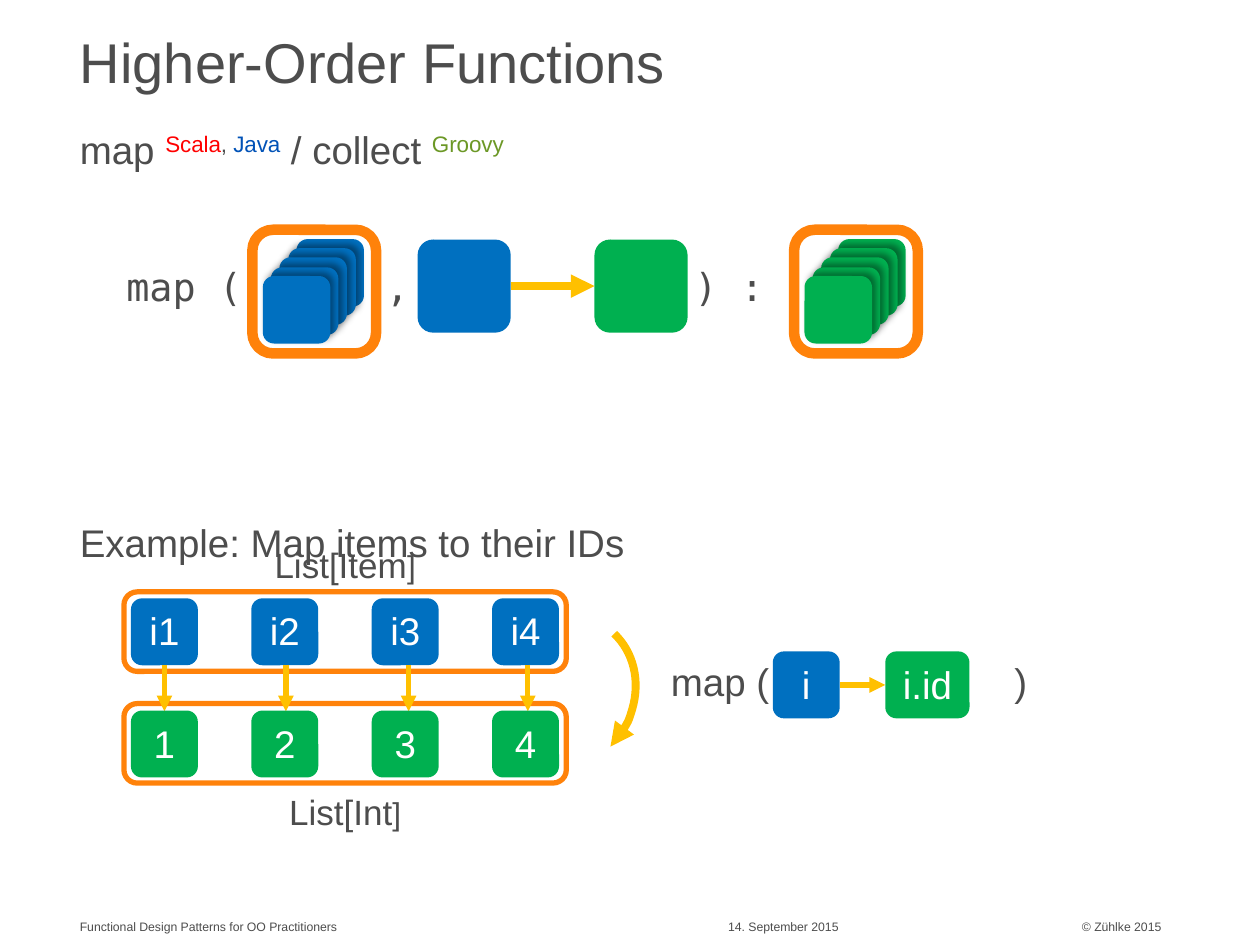
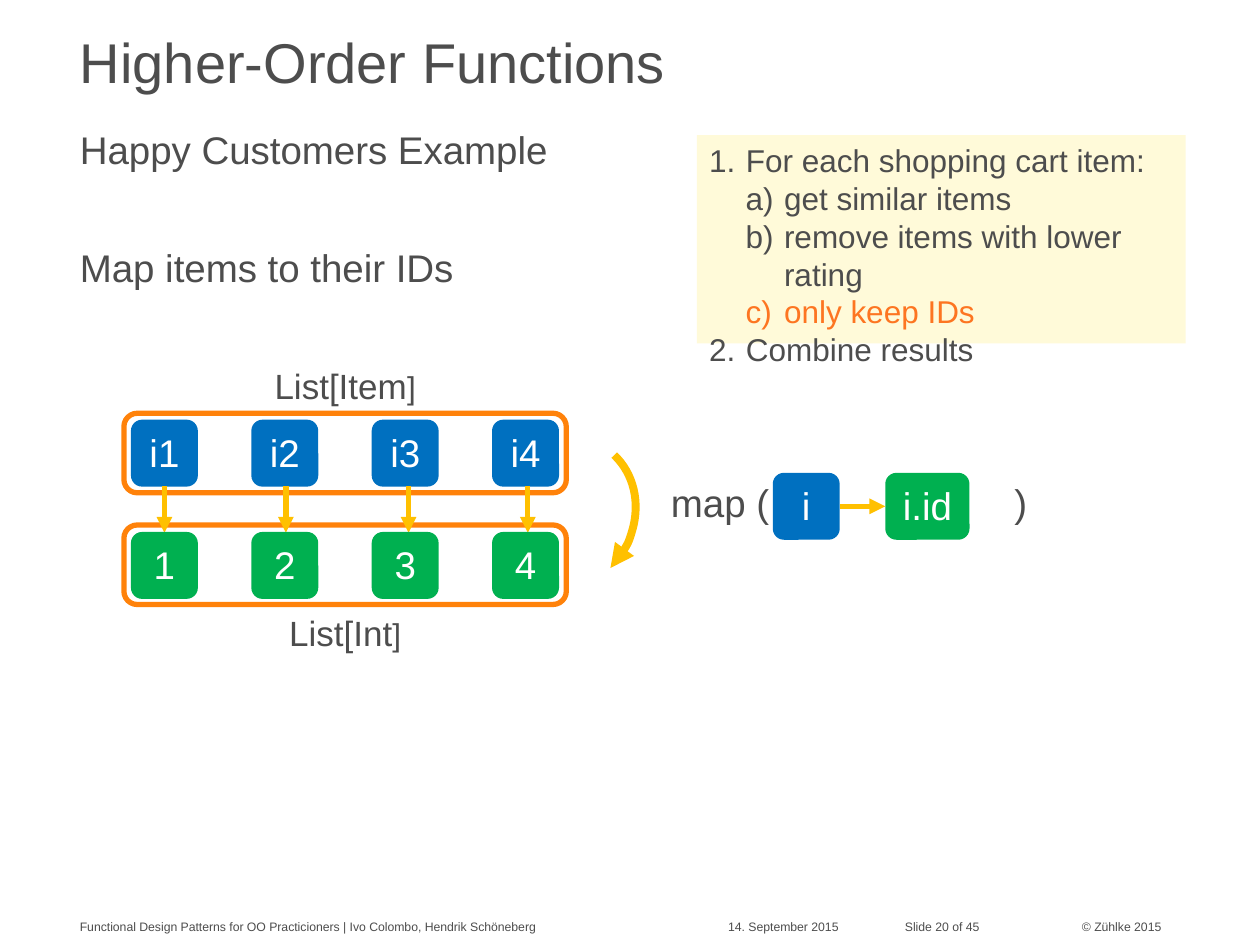
Before and after one commit to aax/zdays-fp-patterns, a slide deck: slide 20 of Functional Design Patterns for OO Practitioners.pptx (slide 11 before the commit). Drawn at 1260x945 pixels with LibreOffice and Linux fonts; fonts in the diff are those of the drawing. Boxes give left, top, right and bottom in pixels: in the first picture for what was removed or moved away, otherwise in the second. Text is boxed around its words. In the diff, an @@ line names an element or a change of style, - is before the commit and + after.

```diff
--- a/Functional Design Patterns for OO Practitioners.pptx
+++ b/Functional Design Patterns for OO Practitioners.pptx
@@ text at box(80, 136, 548, 172): text changed @@
-map Scala, Java / collect Groovy
+Happy Customers Example
@@ rectangle added at box(697, 135, 1186, 343), fill #FFFAD9, 18 pt, text #4D4D4D @@
+1. For each shopping cart item:
+  a) get similar items
+  b) remove items with lower rating
+  c) only keep IDs
+2. Combine results
@@ text at box(80, 254, 454, 290): text changed @@
-Example: Map items to their IDs
+Map items to their IDs
@@ group removed at box(126, 229, 917, 353): 13 rounded rectangles, 1 arrow, 1 text @@
-map ( , ) :
@@ rounded rectangle: place and size @@
-rounded rectangle at box(123, 703, 566, 782)
+rounded rectangle at box(123, 413, 566, 493)
@@ rounded rectangle: place and size @@
-rounded rectangle at box(263, 276, 331, 344)
+rounded rectangle at box(251, 420, 318, 486)
@@ rounded rectangle at box(251, 420, 318, 486): shadow off @@
@@ 13 texts, 9 rounded rectangles, 5 arrows, 1 arc (boxed as its full ellipse): place and size @@
-13 texts, 9 rounded rectangles, 5 arrows, 1 arc (boxed as its full ellipse) at box(131, 550, 970, 831)
+13 texts, 9 rounded rectangles, 5 arrows, 1 arc (boxed as its full ellipse) at box(131, 373, 970, 653)
@@ rounded rectangle: place and size @@
-rounded rectangle at box(123, 592, 566, 672)
+rounded rectangle at box(123, 525, 566, 605)
@@ rounded rectangle removed at box(251, 598, 318, 665) @@
@@ text at box(80, 922, 536, 934): text changed @@
-Functional Design Patterns for OO Practitioners
+Functional Design Patterns for OO Practicioners | Ivo Colombo, Hendrik Schöneberg
@@ text added at box(905, 922, 980, 931), 7 pt, text #4D4D4D @@
+Slide 20 of 45
```
Also in this commit, not shown: 23 other slides changed, 21 slides added, 2 other files.
